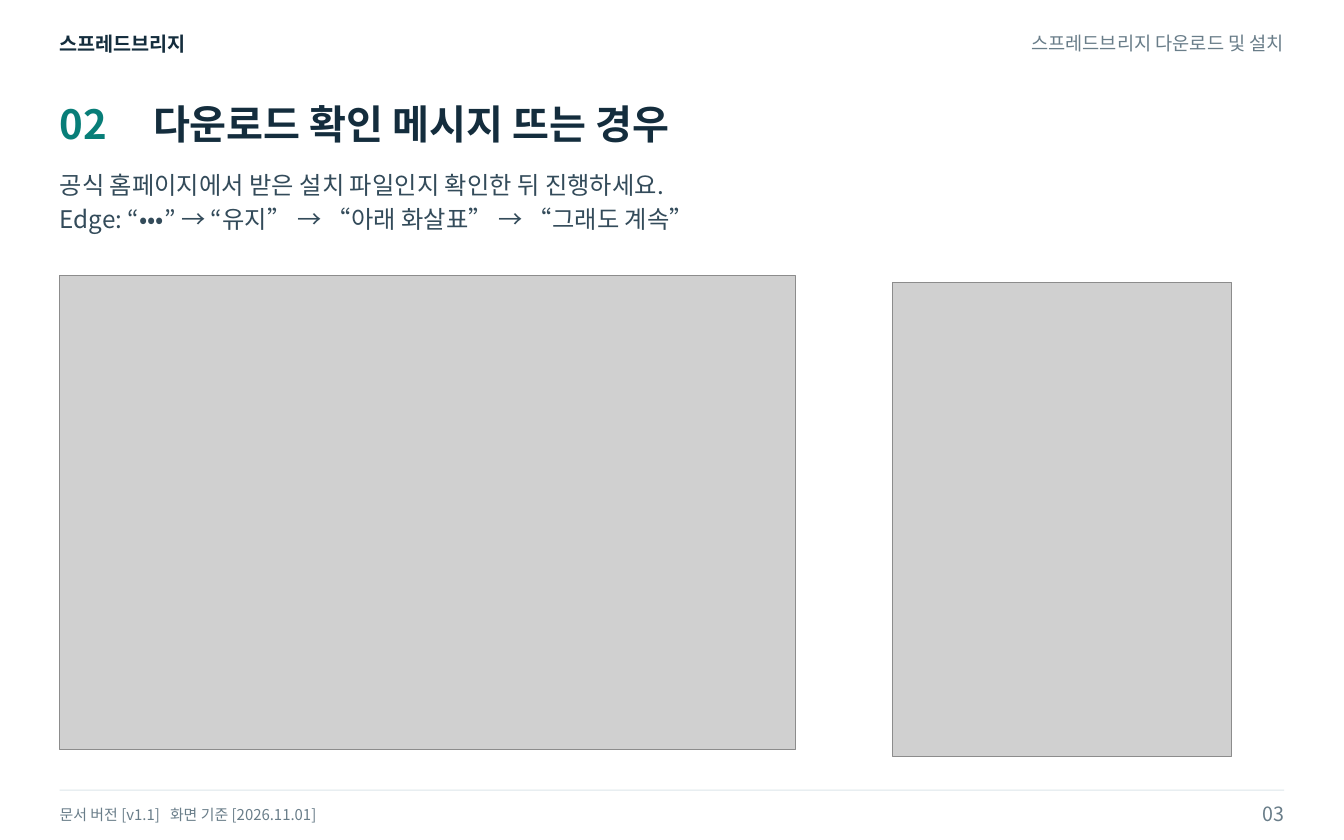
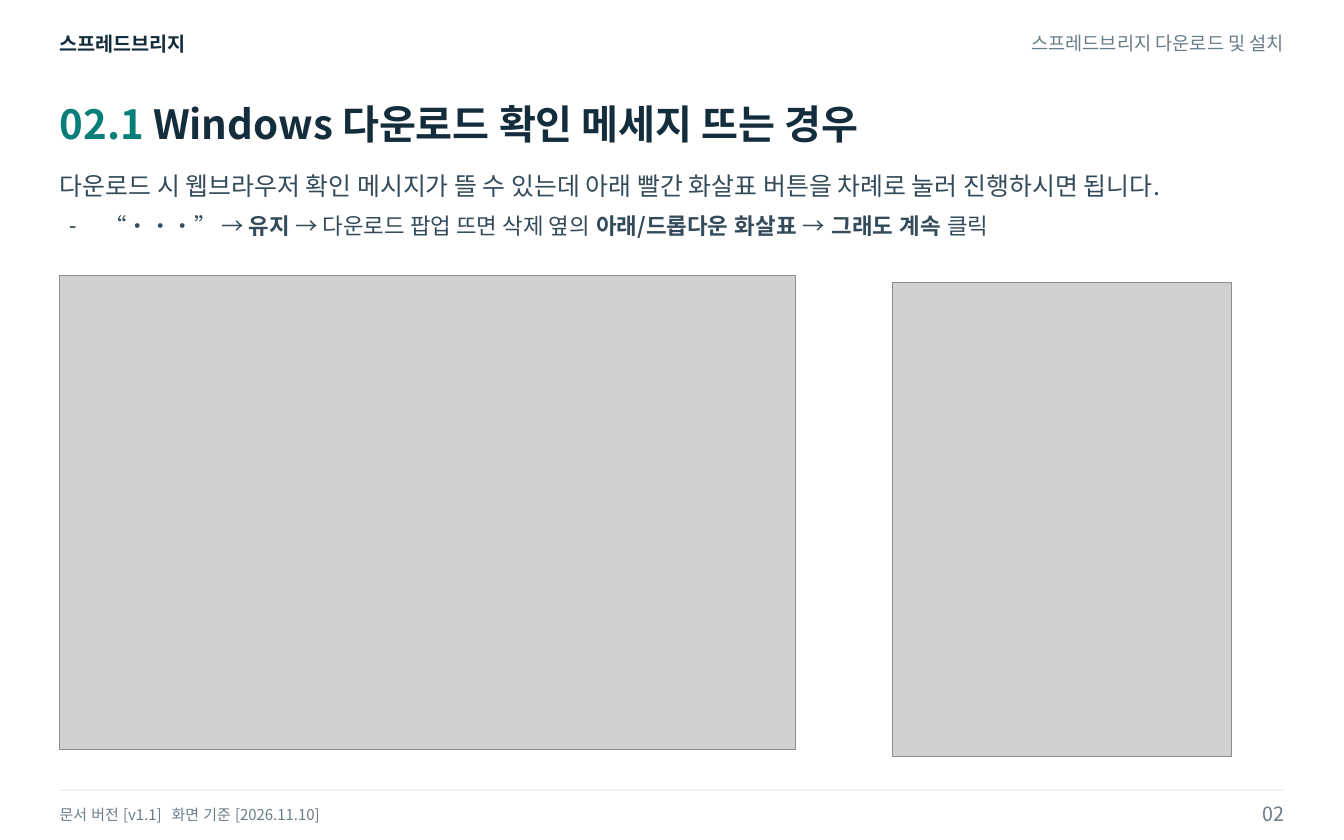
Before and after one commit to thespreadbridge/spreadbridge-frontend, a slide deck: slide 3 of public/manuals/v1.1/install/install-guide-v1.1.pptx. Drawn at 1344x840 pixels with LibreOffice and Linux fonts; fonts in the diff are those of the drawing; grey boxes stand for pictures. Boxes give left, top, right and bottom in pixels: in the first picture for what was removed or moved away, otherwise in the second. Text is boxed around its words. In the diff, an @@ line names an element or a change of style, - is before the commit and + after.

```diff
--- a/public/manuals/v1.1/install/install-guide-v1.1.pptx
+++ b/public/manuals/v1.1/install/install-guide-v1.1.pptx
@@ text at [60,108,144,140]: text changed @@
-02
+02.1
@@ text at [153,105,859,143]: text changed @@
-다운로드 확인 메시지 뜨는 경우
+Windows 다운로드 확인 메세지 뜨는 경우
@@ text at [60,174,1160,238]: text changed; size 19.5 to 20 pt @@
-공식 홈페이지에서 받은 설치 파일인지 확인한 뒤 진행하세요.
-Edge: “•••” → “유지” → “아래 화살표” → “그래도 계속”
+다운로드 시 웹브라우저 확인 메시지가 뜰 수 있는데 아래 빨간 화살표 버튼을 차례로 눌러 진행하시면 됩니다.
+– “•••” → 유지 → 다운로드 팝업 뜨면 삭제 옆의 아래/드롭다운 화살표 → 그래도 계속 클릭
@@ text at [60,807,320,823]: text changed @@
-문서 버전 [v1.1] 화면 기준 [2026.11.01]
+문서 버전 [v1.1] 화면 기준 [2026.11.10]
@@ text at [1263,806,1285,821]: text changed @@
-03
+02
```
Also in this commit, not shown: 3 other slides changed, 1 slide added, 10 other files.
